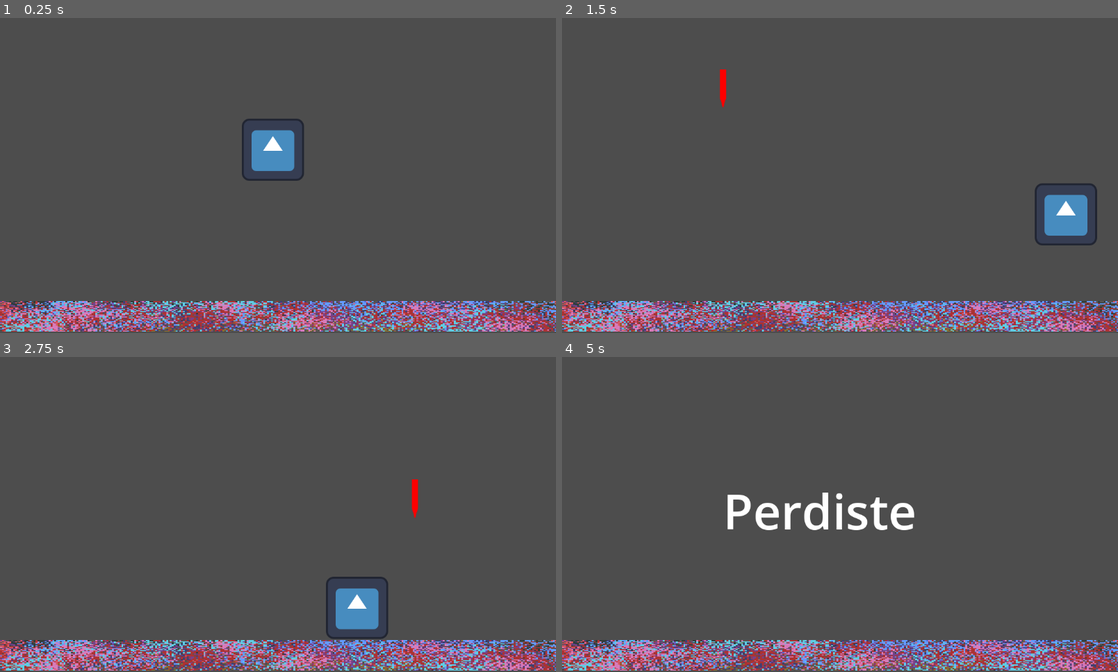
Above: before the commit, frames 1-4 (two rows, left to right).
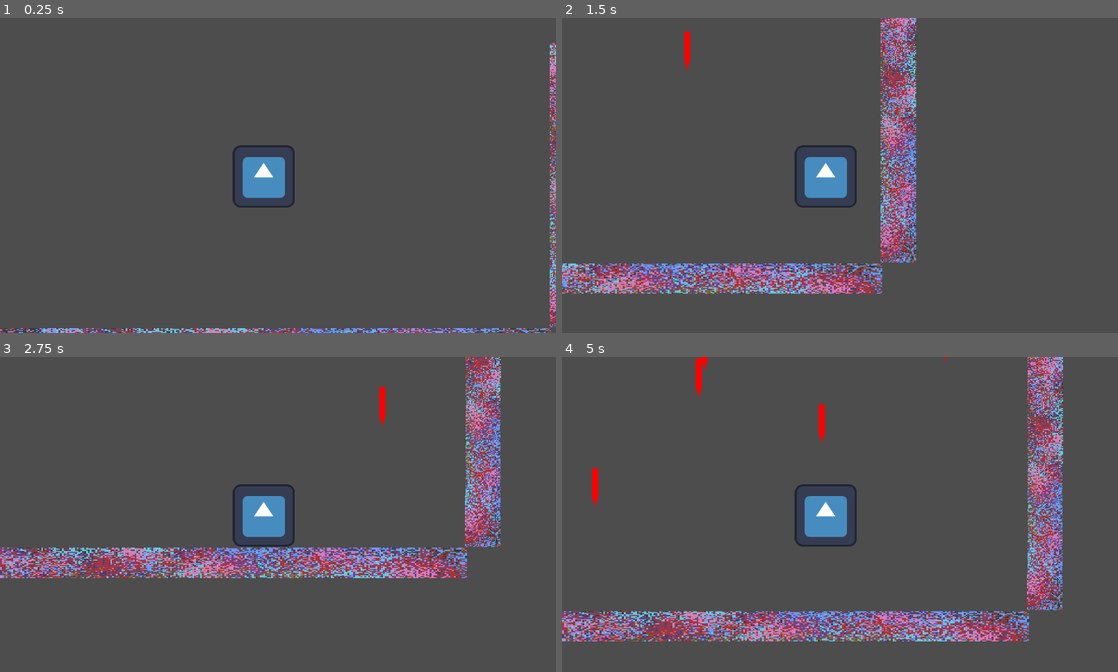
Above: after the commit, the same moments.

Repository: Ezel5826/Godotgaga
Game: Godot game, scene res://Escenas/mundo.tscn
Two runs of this game, one before a commit and one after it. Both use one fixed random seed, a clock stepped at 60 frames per second and the inputs below. The engine's default icon, where the game draws it, is replaced by a stand-in: a white triangle on a blue panel in a dark square.
Inputs:
- Up to frame 1 (0.25 s): no input
- Up to frame 2 (1.5 s): tap Enter (ui_accept) at 0.5, 0.77 s; hold Right (ui_right) from 0.53 s (still down); tap R (R) at 0.6, 1.35 s
- Up to frame 3 (2.75 s): tap Enter (ui_accept) at 1.52 s; release Right (ui_right) at 2.03 s; hold Left (ui_left) from 2.03 s (still down); tap R (R) at 2.1 s
- Up to frame 4 (5 s): release Left (ui_left) at 2.78 s; hold Right (ui_right) 2.78-4.28 s; tap R (R) at 2.85, 3.6, 4.35 s; tap Enter (ui_accept) at 3.02, 3.77, 4.52 s; hold Left (ui_left) from 4.28 s (still down)

The runs differ from the first frame. In frame 1, 12% of the frame differs, in the area x 0-100%, y 7-100%; in frame 2, 22%; in frame 3, 23%; in frame 4, 24%, in the area x 0-100%, y 0-100%.

Commit message:
godot gaga

Diff:
--- /dev/null
+++ b/Escenas/Charge.tscn
@@ -0,0 +1,19 @@
+[gd_scene load_steps=2 format=3 uid="uid://dqfgqb8jcai6e"]
+
+[ext_resource type="Script" uid="uid://d28qycavu1i5p" path="res://code/MainMenu.gd" id="1_33iri"]
+
+[node name="main" type="Node2D"]
+script = ExtResource("1_33iri")
+
+[node name="Node" type="Node" parent="."]
+
+[node name="Button" type="Button" parent="Node"]
+offset_left = 405.0
+offset_top = 206.0
+offset_right = 666.0
+offset_bottom = 326.0
+text = "empezar a jugar"
+
+[node name="Node2" type="Node" parent="."]
+
+[connection signal="pressed" from="Node/Button" to="." method="_on_button_pressed"]
--- a/Escenas/arrow.tscn
+++ b/Escenas/arrow.tscn
@@ -12,6 +12,7 @@
 script = ExtResource("1_gll7t")
 
 [node name="RayCast2D" type="RayCast2D" parent="."]
+target_position = Vector2(0, 37)
 
 [node name="CollisionShape2D" type="CollisionShape2D" parent="."]
 position = Vector2(0, -1)
--- a/Escenas/character.tscn
+++ b/Escenas/character.tscn
@@ -17,3 +17,5 @@
 [node name="Icon" type="Sprite2D" parent="."]
 position = Vector2(-29, 2)
 texture = ExtResource("1_kctx8")
+
+[node name="Camera2D" type="Camera2D" parent="."]
--- a/Escenas/mundo.tscn
+++ b/Escenas/mundo.tscn
@@ -47,16 +47,18 @@
 scale = Vector2(3.8400002, 2.083333)
 texture = ExtResource("2_bqhdr")
 
-[node name="Node" type="Node" parent="."]
+[node name="character" type="Node" parent="."]
 
-[node name="Player" parent="Node" instance=ExtResource("1_wxucn")]
+[node name="Player" parent="character" instance=ExtResource("1_wxucn")]
 position = Vector2(590, 236)
 
-[node name="Node2" type="Node" parent="."]
+[node name="label" type="Node" parent="."]
 
-[node name="Label" type="Label" parent="Node2"]
+[node name="Label" type="Label" parent="label"]
 offset_left = 331.0
 offset_top = 248.0
 offset_right = 729.0
 offset_bottom = 385.0
 label_settings = SubResource("LabelSettings_5sfon")
+
+[node name="powerUps" type="Node" parent="."]
--- /dev/null
+++ b/code/MainMenu.gd
@@ -0,0 +1,9 @@
+extends Node2D
+var main = preload("res://Escenas/mundo.tscn")
+
+func _on_button_pressed() -> void:
+		var world = main.instantiate()
+		print(world.is_node_ready())
+		get_node("Node2").add_child(world)
+		get_node("Node").queue_free()
+		print(get_tree())
--- /dev/null
+++ b/code/button.gd
@@ -0,0 +1,9 @@
+extends Button
+var main = preload("res://Escenas/mundo.tscn")
+
+func _pressed() -> void:
+	if pressed:
+		print(pressed)
+		var world = main.instantiate()
+		get_node("Node2").add_child(world)
+		queue_free()
--- a/code/character.gd
+++ b/code/character.gd
@@ -2,12 +2,15 @@
 @onready var collition = $CollisionShape2D
 
 const speed:float = 500.0
+const speedR = 400
+@export var Pi = PI
 const jump_velocity:float = -500.0
 
 
 var gravity = 980
 
 func _physics_process(delta) -> void:
+
 	if not is_on_floor():
 		velocity.y += gravity * delta
 
@@ -19,12 +22,5 @@
 		velocity.x = dir * speed
 	else:
 		velocity.x = move_toward(velocity.x,0,speed)
-	#var collide = move_and_collide(velocity*delta)
-	#print(collide)
-	#if collide:
-	#	var collider = collide.get_collider()
-	#	print(collider.name)
-	#	if collider.name == "RigidBody2D":
-	#		queue_free()
 
 	move_and_slide()
--- a/code/main.gd
+++ b/code/main.gd
@@ -1,12 +1,12 @@
 extends Node2D
+
 var arrowScene = preload("res://Escenas/arrow.tscn")
-@onready var char = $Node/Player
-@onready var label = $Node2/Label
+@onready var character = get_node("character/Player")
+@onready var label = $label/Label
+
 var difficulty = 5.0
 var timerFall
 var TimerDiff
-
-
 
 func _ready() -> void:
 	timerFall = Timer.new()
@@ -31,18 +31,21 @@
 func _on_Timer_timeout():
 	generar_flecha()
 
-func _process(delta: float) -> void:
-	if !is_instance_valid(char) && Input.is_action_just_pressed("R"):
+func _process(delta):
+	if !is_instance_valid(character) && Input.is_action_just_pressed("R"):
+		print(get_tree())
 		get_tree().reload_current_scene()
 
+
 func generar_flecha():
-	if !is_instance_valid(char):
+	if !is_instance_valid(character):
 		label.text = "Perdiste"
-
 		return
 
-	var objectSize = char.collition.shape.size.x
+	var objectSize = character.collition.shape.size.x
 	var flecha = arrowScene.instantiate()
-	var rand = randi_range(objectSize,get_viewport_rect().size.x-objectSize)
-	flecha.position = Vector2(rand,char.collition.shape.size.y-100)
-	$Node.add_child(flecha)
+	#character.Pi = 200
+	print(objectSize-10,objectSize)
+	var rand = randi_range(objectSize/2,get_viewport_rect().size.x-objectSize/2)
+	flecha.position = Vector2(rand,character.collition.shape.size.y - 100)
+	$character.add_child(flecha)
Not shown, added: code/MainMenu.gd.uid
Not shown, added: code/button.gd.uid
